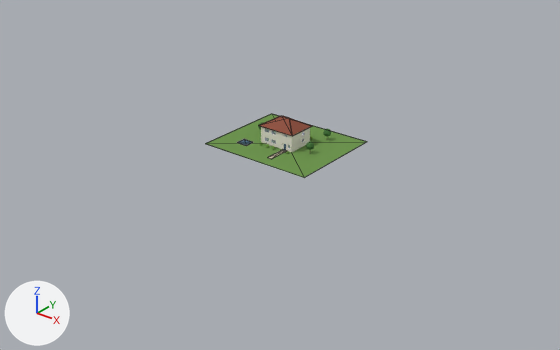
A saved change to the glTF model examples/demo-site/demo.glb.
Both versions are drawn from a camera (50 mm lens) standing at (148.9, -176.9, 100.2) and looking at (8.3, -1.2, -8.7). Arrows for +X, +Y and +Z are at lower left; the lights stay in place. The first picture is the older version. Mesh edges are drawn as thin lines on the coarser meshes. Where no turn or scale is listed for an object, it has been applied to the vertices. Vertices at exactly the same position are counted once.

Names of what the first picture shows: 'Roof_main', 'Site', 'Walls_ground' and 4 more.
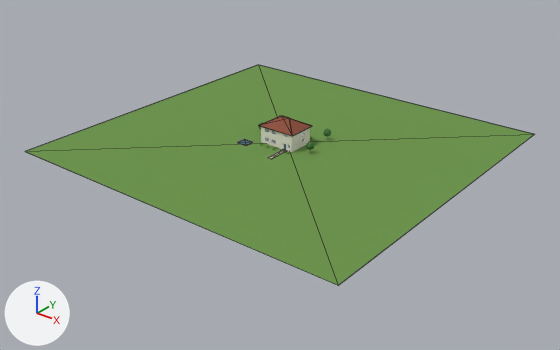
Where the newer file only moved an object's origin or applied its transform, the numbers keep the older frame.

Edits to the bpy script that builds the scene:
```text
Change me_site:
    used by ob_site; location = (6.0, 5.0, -0.1)
    remove me_site.from_pydata(...)  # 32 vertices, 48 faces; spans x -20.0..20.0, y -17.0..17.0, z -0.1..0.1
    add me_site.from_pydata(...)  # 32 vertices, 48 faces; spans x -60.0..60.0, y -57.0..57.0, z -0.1..0.1
    me_site part 1: the loose piece of 8 vertices spanning x -20.0..20.0, y -17.0..17.0, z -0.1..0.0 is scaled about its middle by (3, 3.35, 1.02)
```

Pixel boxes [x1, y1, x2, y2] of what changed, in the pictures (560 x 350 px):
'Site', reshaped (213% wider, 240% taller)
    before: [205, 114, 367, 178]
    after: [25, 65, 534, 285]
